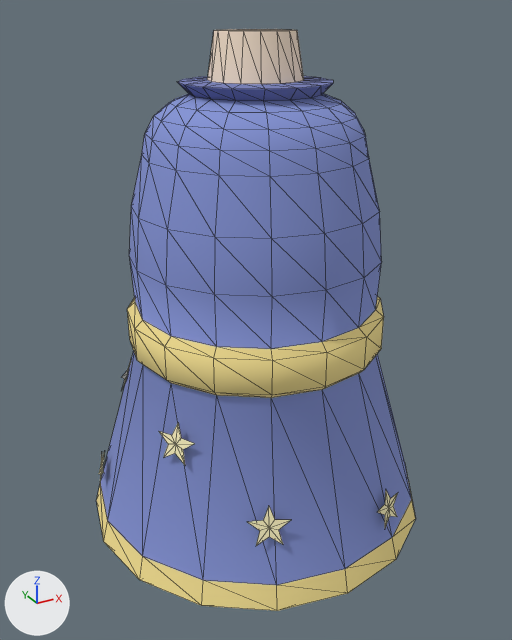
Before and after pictures for a commit that changed the glTF model assets/models/player_torso.glb.
Camera for both pictures: a 50 mm camera at (-0.459, -0.834, 0.435) aimed at (-0.007, -0.014, 0.025). Arrows for +X, +Y and +Z are at lower left; the lights stay in place. The first picture is the older version. Mesh edges are drawn as thin lines. Vertices at exactly the same position are counted once.

Objects in the first picture: 'player_torso'.
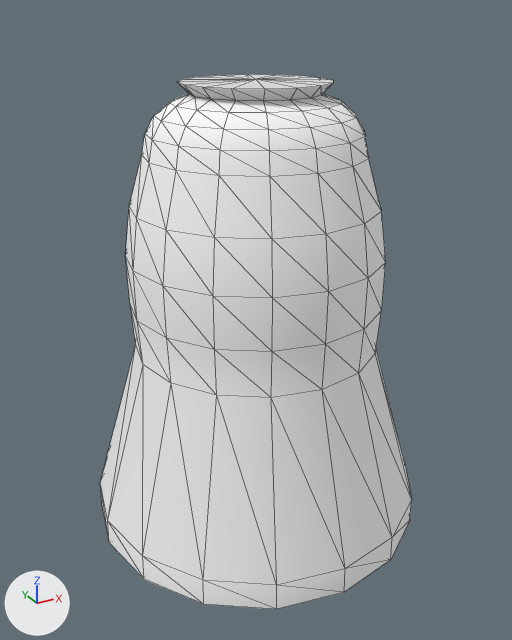
Edits to the scene script, one JSON object a line:
```json
{"block": "me_player_torso", "where": "# used by ob_player_torso; location = (0.0, 0.0, 0.0)"}
{"op": "remove", "block": "me_player_torso", "code": "me_player_torso.from_pydata(...)  # 340 vertices, 604 faces; spans x -0.256..0.256, y -0.256..0.256, z -0.29..0.41"}
{"op": "add", "block": "me_player_torso", "code": "me_player_torso.from_pydata(...)  # 194 vertices, 384 faces; spans x -0.248..0.248, y -0.248..0.248, z -0.29..0.352"}
{"block": "me_player_torso", "change": "me_player_torso part 1: 6 loose pieces with 66 vertices, spanning x -0.242..0.113, y -0.235..0.238, z -0.223..-0.05, are deleted"}
{"block": "me_player_torso", "change": "me_player_torso part 2"}
{"block": "me_player_torso", "change": "32 vertices are removed from x -0.256..0.256, y -0.256..0.256, z -0.29..-0.285"}
{"block": "me_player_torso", "change": "80 faces are deleted"}
{"block": "me_player_torso", "change": "16 vertices are added at x -0.248..0.248, y -0.248..0.248, z -0.29"}
{"block": "me_player_torso", "change": "48 new faces join them"}
{"block": "me_player_torso", "change": "me_player_torso part 3"}
{"block": "me_player_torso", "change": "81 vertices are removed from x -0.184..0.184, y -0.184..0.184, z 0.044..0.41"}
{"block": "me_player_torso", "change": "208 faces are deleted"}
{"block": "me_player_torso", "change": "32 vertices move from x -0.184..0.184, y -0.184..0.184, z -0.004..0.192 to x -0.18..0.18, y -0.18..0.18, z 0.054..0.193"}
{"block": "me_player_torso", "change": "17 vertices are added at x -0.181..0.181, y -0.181..0.181, z 0.124..0.352"}
{"block": "me_player_torso", "change": "80 new faces join them"}
{"block": "me_player_torso", "change": "me_player_torso part 4: 256 kept faces spanning x -0.247..0.247, y -0.247..0.247, z -0.25..0.35 get new vertex colours; the middle colour goes from blue #8695d7 to white #ffffff"}
```

Where the change shows, as pixel boxes (x1, y1, x2, y2) in the pictures (512 x 640 px):
```json
{"object": "player_torso", "change": "reshaped", "before": [97, 29, 416, 611], "after": [100, 74, 412, 609], "on screen": "8% shorter"}
{"part": 1, "of": "me_player_torso", "change": "deleted", "before": [99, 359, 398, 546]}
{"part": 2, "of": "me_player_torso", "change": "cut back", "before": [97, 470, 416, 611], "after": [100, 483, 412, 609]}
{"part": 3, "of": "me_player_torso", "change": "reshaped", "before": [127, 29, 384, 395], "after": [125, 74, 386, 352]}
{"part": 4, "of": "me_player_torso", "change": "recoloured", "before": [100, 83, 411, 585], "after": [100, 83, 411, 585], "on screen": "blue to white"}
```
